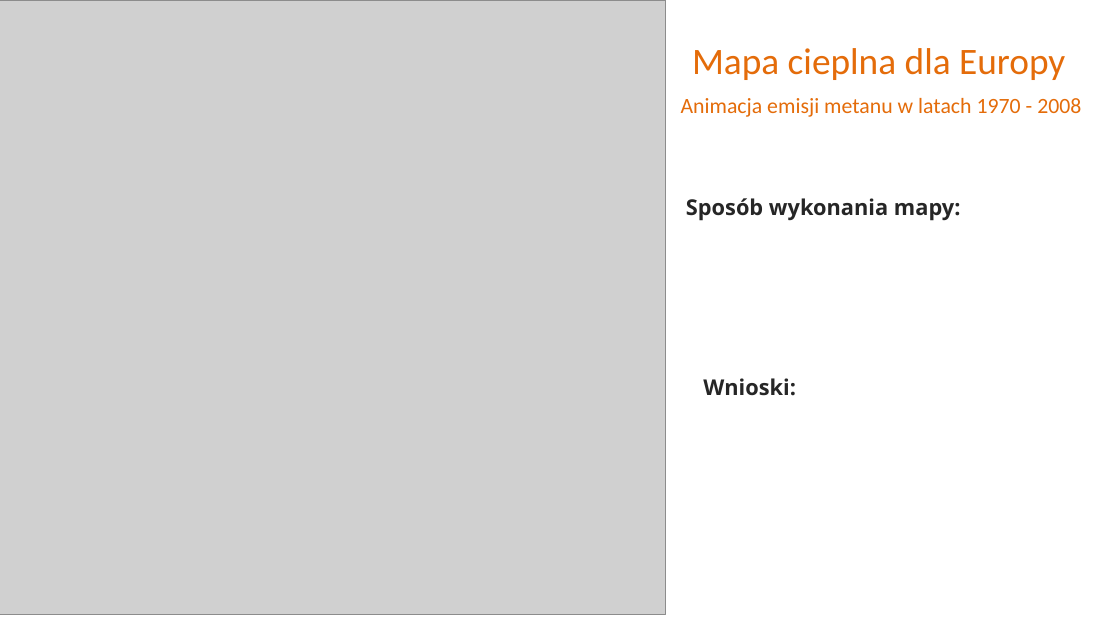
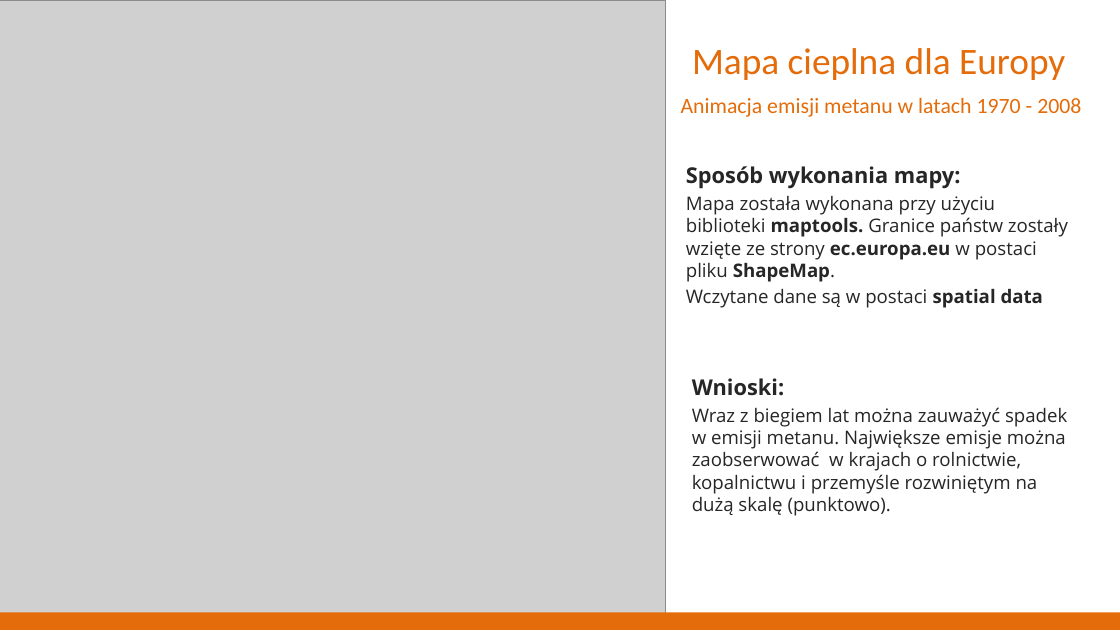
Before and after one commit to Sharkuu/R-project, a slide deck: slide 13 of Prezentacja.pptx (slide 14 before the commit). Drawn at 1120x630 pixels with LibreOffice and Linux fonts; fonts in the diff are those of the drawing; grey boxes stand for pictures; background and template pictures are left out. Boxes give left, top, right and bottom in pixels: in the first picture for what was removed or moved away, otherwise in the second. Text is boxed around its words. In the diff, an @@ line names an element or a change of style, - is before the commit and + after.

```diff
--- a/Prezentacja.pptx
+++ b/Prezentacja.pptx
@@ text "Sposób wykonania mapy:" moved from (x1=686, y1=198, x2=961, y2=221) to (x1=686, y1=166, x2=1068, y2=308) @@
@@ text at (x1=686, y1=196, x2=1068, y2=308): paragraphs added @@
+Mapa została wykonana przy użyciu biblioteki maptools. Granice państw zostały wzięte ze strony ec.europa.eu w postaci pliku ShapeMap.
+Wczytane dane są w postaci spatial data
@@ text "Wnioski:" moved from (x1=703, y1=378, x2=796, y2=396) to (x1=692, y1=378, x2=1067, y2=516) @@
@@ text at (x1=692, y1=407, x2=1067, y2=516): paragraph added @@
+Wraz z biegiem lat można zauważyć spadek w emisji metanu. Największe emisje można zaobserwować w krajach o rolnictwie, kopalnictwu i przemyśle rozwiniętym na dużą skalę (punktowo).
@@ rectangle added at (x1=0, y1=613, x2=1120, y2=630), fill #E46C0A @@
```
Also in this commit, not shown: 13 other slides changed, 1 slide added, 2 slides removed.
